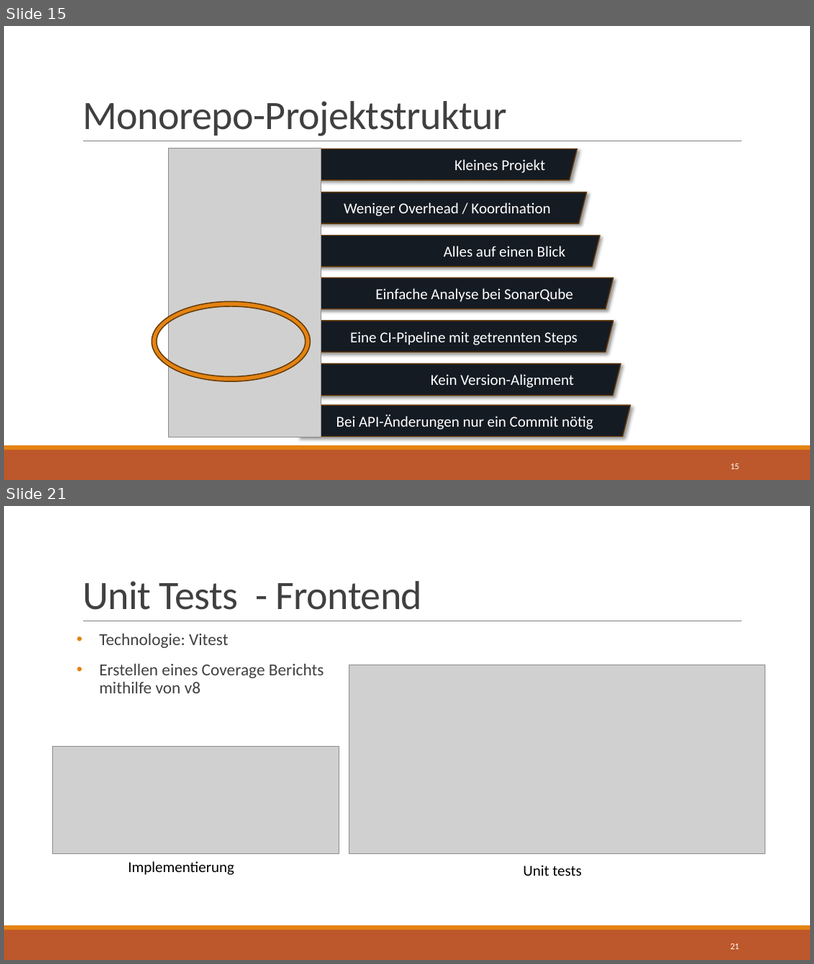
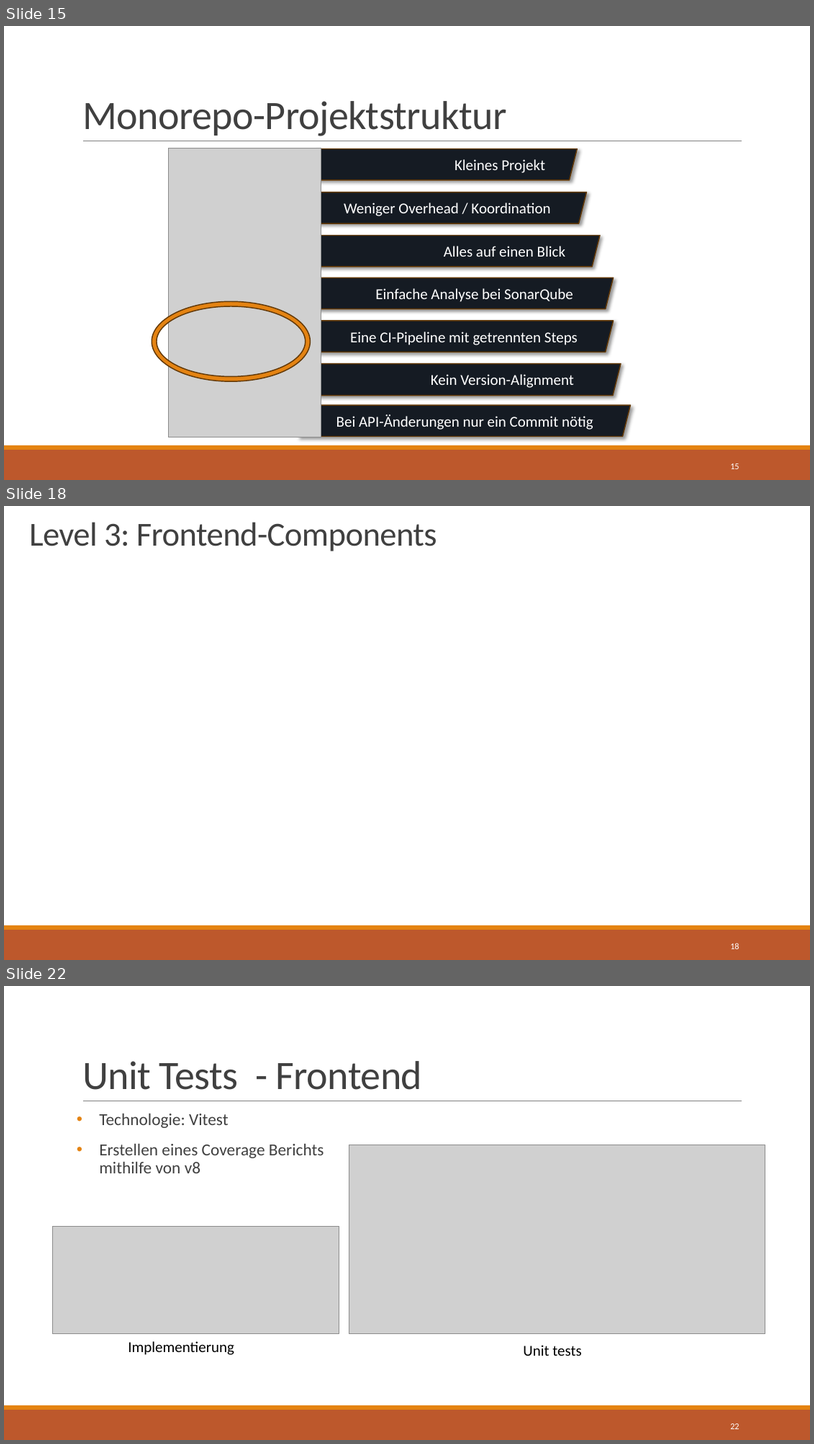
Before and after one commit to MiChillDev/sqs-project, a slide deck: docs/presentation/Group-4_SQS-Praesentation.pptx. Shown one above the other, each under a label of ours: slides 15 and 21 before the commit, slides 15, 18 and 22 after it; the slides between them are not shown. The pictures are 814x964 and 814x1444 pixels, drawn with LibreOffice and Linux fonts; fonts in the diff are those of the drawing; grey boxes stand for pictures; background and template pictures are left out. Boxes give left, top, right and bottom in pixels: in the first picture for what was removed or moved away, otherwise in the second. Text is boxed around its words. In the diff, an @@ line names an element or a change of style, - is before the commit and + after.

```diff
--- a/docs/presentation/Group-4_SQS-Praesentation.pptx
+++ b/docs/presentation/Group-4_SQS-Praesentation.pptx
@@ slide 18 added at bbox=[4, 506, 810, 960], background picture (left out); not listed: 2 template elements that a slide beside it also shows @@
@@ title added at bbox=[29, 522, 437, 551], 40 pt, text #404040 @@
+Level 3: Frontend-Components
@@ rectangle added at bbox=[70, 606, 754, 636], fill #FFFFFF @@
@@ rectangle added at bbox=[4, 933, 133, 960], fill #BD582C @@
@@ page number added at bbox=[730, 942, 739, 949], 10.5 pt, text #FFFFFF @@
+18
@@ what was slide 21 is now slide 22 @@
@@ page number at bbox=[730, 1423, 739, 1429]: text changed @@
-21
+22
```
Also in this commit, not shown: 2 slides changed, 3 other slides added, 3 slides removed, 2 other files.
